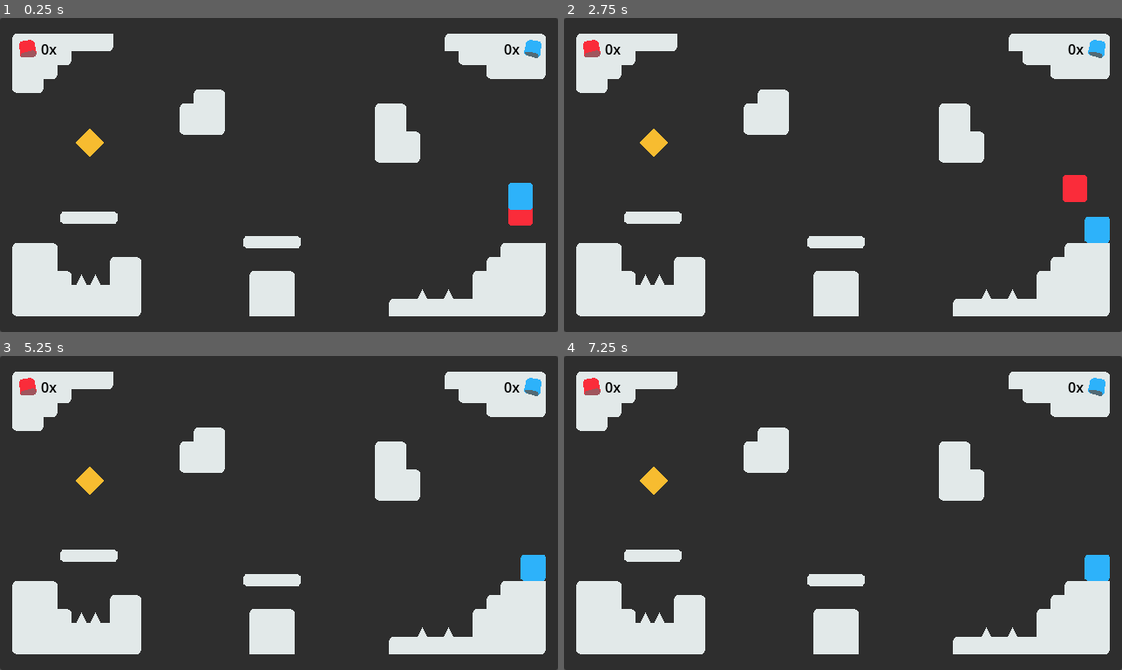
Above: before the commit, frames 1-4 (two rows, left to right).
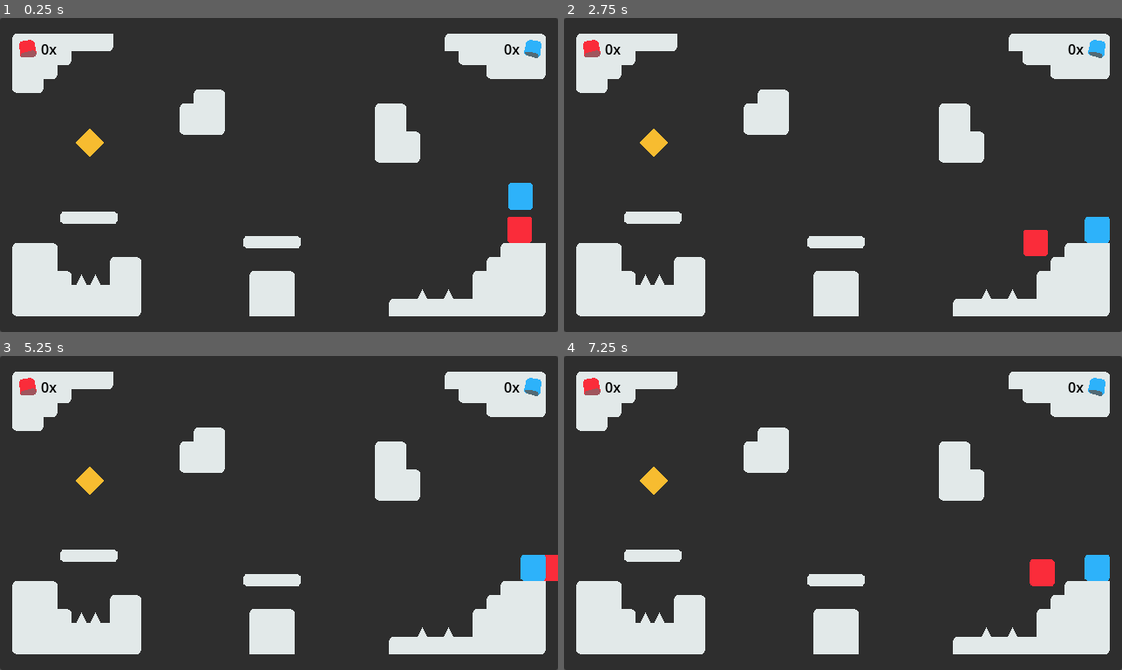
Above: after the commit, the same moments.

Repository: Juawo/PickGem
Game: Godot game, scene res://Scenes/Levels/level_2.tscn
The game is run twice, just before and just after one commit, with the same random seed, the same clock (stepped at 60 frames per second) and the same inputs. This scene is started directly instead of the project's main scene.
Inputs:
- Up to frame 1 (0.25 s): no input
- Up to frame 2 (2.75 s): hold D (move_right_player1) 0.53-2.03 s; tap Left (move_left_player2) at 0.6 s; tap W (move_up_player1) at 0.77, 1.07, 1.52, 1.82, 2.3 s; tap Right (move_right_player2) at 0.8, 1.35 s; tap Enter at 1.25 s; tap Up (move_up_player2) at 1.55, 2.1 s; hold A (move_left_player1) from 2.03 s (still down)
- Up to frame 3 (5.25 s): release A (move_left_player1) at 2.78 s; hold D (move_right_player1) 2.78-4.28 s; tap W (move_up_player1) at 2.85, 3.02, 3.32, 3.77, 4.07, 4.52, 4.82 s; tap Left (move_left_player2) at 3.05, 3.6 s; tap Right (move_right_player2) at 3.8, 4.35 s; tap Space at 4.25 s; hold A (move_left_player1) 4.28-5.03 s; tap Up (move_up_player2) at 4.55, 5.1 s; hold D (move_right_player1) from 5.03 s (still down)
- Up to frame 4 (7.25 s): tap W (move_up_player1) at 5.3, 6.02, 6.32, 6.77, 7.07 s; tap Enter at 5.75 s; release D (move_right_player1) at 5.78 s; hold A (move_left_player1) from 5.78 s (still down); tap Left (move_left_player2) at 5.85 s; tap Space at 6.5 s; tap Right (move_right_player2) at 6.6 s

The runs differ from the first frame. In frame 1, 0.3% of the frame differs, in the area x 90-96%, y 60-72%; in frame 2, 0.7%, in the area x 82-94%, y 50-76%; in frame 3, 0.2%; in frame 4, 0.4%.

Commit message:
Iniciando lógica de herança dos Players

Diff:
--- a/pickgemgame/Scenes/Levels/level_2.tscn
+++ b/pickgemgame/Scenes/Levels/level_2.tscn
@@ -6,11 +6,11 @@
 [ext_resource type="PackedScene" uid="uid://v3oa5hrpgdag" path="res://Scenes/Ground_Plataforms/one_way_plataform.tscn" id="3_mid6n"]
 [ext_resource type="PackedScene" uid="uid://bt2pp327mfaw7" path="res://Scenes/Levels/level_3.tscn" id="3_qd43w"]
 [ext_resource type="PackedScene" uid="uid://hix6wc0ad5ru" path="res://Scenes/Ground_Plataforms/tile_map_ground.tscn" id="4_cbo25"]
-[ext_resource type="PackedScene" uid="uid://dc0pb7uf4k0bk" path="res://Scenes/Players/player_1.tscn" id="5_vxfhr"]
 [ext_resource type="PackedScene" uid="uid://c1q71t0ur76iu" path="res://Scenes/Players/death_area.tscn" id="6_njvdm"]
 [ext_resource type="PackedScene" uid="uid://bfl5np4to7v50" path="res://Scenes/UI/pause_menu.tscn" id="8_xf7fd"]
 [ext_resource type="PackedScene" uid="uid://81jv5we3joka" path="res://Scenes/Ground_Plataforms/spike.tscn" id="9_bsga7"]
 [ext_resource type="PackedScene" uid="uid://cneatjovo0eek" path="res://Scenes/UI/score_players.tscn" id="10_ax7a2"]
+[ext_resource type="PackedScene" uid="uid://baiiixpvytmuo" path="res://Scenes/Players/player_1_child.tscn" id="11_3o3t2"]
 
 [node name="level_2" type="Node2D"]
 script = ExtResource("1_olot2")
@@ -50,9 +50,6 @@
 position = Vector2(103, 143)
 next_scene = ExtResource("3_qd43w")
 
-[node name="player_1" parent="." instance=ExtResource("5_vxfhr")]
-position = Vector2(597, 194)
-
 [node name="Pause_menu" parent="." instance=ExtResource("8_xf7fd")]
 offset_left = 320.0
 offset_top = 180.0
@@ -69,3 +66,6 @@
 offset_bottom = 43.0
 grow_horizontal = 1
 size_flags_horizontal = 1
+
+[node name="player_1_child" parent="." instance=ExtResource("11_3o3t2")]
+position = Vector2(596, 218)
--- a/pickgemgame/Scenes/Players/player_1.tscn
+++ b/pickgemgame/Scenes/Players/player_1.tscn
@@ -17,15 +17,12 @@
 one_shot = true
 
 [node name="cpu_particles_P1" parent="." instance=ExtResource("2_eaqmd")]
-scale = Vector2(1, 1)
 
 [node name="Sprite2D" type="Sprite2D" parent="."]
-scale = Vector2(1, 1)
 texture = ExtResource("2_a80yc")
 
 [node name="collision" type="CollisionShape2D" parent="."]
 position = Vector2(0, 0.5)
-scale = Vector2(1, 1)
 shape = SubResource("RectangleShape2D_vhpgt")
 
 [connection signal="timeout" from="respawn_timer" to="." method="_on_respawn_timer_timeout"]
--- /dev/null
+++ b/pickgemgame/Scenes/Players/player_1_child.tscn
@@ -0,0 +1,28 @@
+[gd_scene load_steps=5 format=3 uid="uid://baiiixpvytmuo"]
+
+[ext_resource type="Script" path="res://Scripts/player_1_child.gd" id="1_6fkgn"]
+[ext_resource type="PackedScene" uid="uid://ckvo6b470vtbe" path="res://Scenes/Players/cpu_particles_p_1.tscn" id="2_cvj3e"]
+[ext_resource type="Texture2D" uid="uid://ctpr0ykgdqq01" path="res://Assets/Player1.png" id="3_sanw3"]
+
+[sub_resource type="RectangleShape2D" id="RectangleShape2D_vhpgt"]
+size = Vector2(36, 39)
+
+[node name="player_1_child" type="CharacterBody2D" groups=["Players"]]
+position = Vector2(0, -15)
+scale = Vector2(0.719999, 0.76)
+collision_mask = 6
+script = ExtResource("1_6fkgn")
+
+[node name="respawn_timer" type="Timer" parent="."]
+one_shot = true
+
+[node name="cpu_particles_P1" parent="." instance=ExtResource("2_cvj3e")]
+
+[node name="Sprite2D" type="Sprite2D" parent="."]
+texture = ExtResource("3_sanw3")
+
+[node name="collision" type="CollisionShape2D" parent="."]
+position = Vector2(0, 0.5)
+shape = SubResource("RectangleShape2D_vhpgt")
+
+[connection signal="timeout" from="respawn_timer" to="." method="_on_respawn_timer_timeout"]
--- /dev/null
+++ b/pickgemgame/Scenes/Players/player_2_child.gd
@@ -0,0 +1,18 @@
+extends "res://Scripts/player_bases.gd"
+
+func _process(delta: float) -> void:
+	if !is_death:
+		if not is_on_floor():
+			velocity += get_gravity() * delta
+
+		if Input.is_action_just_pressed("move_up_player2") and is_on_floor():
+			if Engine.time_scale != 0:
+				velocity.y = JUMP_VELOCITY
+
+		var direction := Input.get_axis("move_left_player2", "move_right_player2")
+		if direction:
+			velocity.x = direction * SPEED
+		else:
+			velocity.x = move_toward(velocity.x, 0, SPEED)
+
+		move_and_slide()
--- /dev/null
+++ b/pickgemgame/Scenes/Players/player_2_child.tscn
@@ -0,0 +1,28 @@
+[gd_scene load_steps=5 format=3 uid="uid://dcckx04b4cep"]
+
+[ext_resource type="Script" path="res://Scenes/Players/player_2_child.gd" id="1_wvk6m"]
+[ext_resource type="PackedScene" uid="uid://ckvo6b470vtbe" path="res://Scenes/Players/cpu_particles_p_1.tscn" id="2_rpxm0"]
+[ext_resource type="Texture2D" uid="uid://bqpxs1g00ny4w" path="res://Assets/Player2.png" id="3_emj8w"]
+
+[sub_resource type="RectangleShape2D" id="RectangleShape2D_vhpgt"]
+size = Vector2(36, 39)
+
+[node name="player_2_child" type="CharacterBody2D" groups=["Players"]]
+position = Vector2(0, -15)
+scale = Vector2(0.719999, 0.76)
+collision_mask = 6
+script = ExtResource("1_wvk6m")
+
+[node name="respawn_timer" type="Timer" parent="."]
+one_shot = true
+
+[node name="cpu_particles_P1" parent="." instance=ExtResource("2_rpxm0")]
+
+[node name="Sprite2D" type="Sprite2D" parent="."]
+texture = ExtResource("3_emj8w")
+
+[node name="collision" type="CollisionShape2D" parent="."]
+position = Vector2(0, 0.5)
+shape = SubResource("RectangleShape2D_vhpgt")
+
+[connection signal="timeout" from="respawn_timer" to="." method="_on_respawn_timer_timeout"]
--- /dev/null
+++ b/pickgemgame/Scripts/player_1_child.gd
@@ -0,0 +1,18 @@
+extends "res://Scripts/player_bases.gd"
+
+func _process(delta: float) -> void:
+	if !is_death:
+		if not is_on_floor():
+			velocity += get_gravity() * delta
+
+		if Input.is_action_just_pressed("move_up_player1") and is_on_floor():
+			if Engine.time_scale != 0:
+				velocity.y = JUMP_VELOCITY
+
+		var direction := Input.get_axis("move_left_player1", "move_right_player1")
+		if direction:
+			velocity.x = direction * SPEED
+		else:
+			velocity.x = move_toward(velocity.x, 0, SPEED)
+
+		move_and_slide()
--- /dev/null
+++ b/pickgemgame/Scripts/player_bases.gd
@@ -0,0 +1,57 @@
+extends CharacterBody2D
+
+@onready var respawn_timer: Timer = $respawn_timer
+@onready var collision: CollisionShape2D = $collision
+@onready var cpu_particles_p_1: CPUParticles2D = $cpu_particles_P1
+@onready var sprite_2d: Sprite2D = $Sprite2D
+
+@export var respawn_time : float = 1.5
+
+const SPEED = 220.0
+const JUMP_VELOCITY = -280.0
+
+var score : int = 0
+var initial_position : Vector2
+var is_death := false
+
+func _ready() -> void:
+	initial_position = self.global_position
+
+func _physics_process(delta: float) -> void:
+	if !is_death:
+		if not is_on_floor():
+			velocity += get_gravity() * delta
+
+		if Input.is_action_just_pressed("move_up") and is_on_floor():
+			if Engine.time_scale != 0:
+				velocity.y = JUMP_VELOCITY
+
+		var direction := Input.get_axis("move_left", "move_right")
+		if direction:
+			velocity.x = direction * SPEED
+		else:
+			velocity.x = move_toward(velocity.x, 0, SPEED)
+
+		move_and_slide()
+
+func player_death():
+	is_death = true
+	sprite_2d.hide()
+	collision.disabled = is_death
+	respawn_timer.start(respawn_time)
+	player_particles()
+
+func player_respawn():
+	is_death = false
+	collision.disabled = is_death
+	velocity = Vector2.ZERO
+	global_position = initial_position
+	sprite_2d.show()
+
+func player_particles():
+	print('emitiu')
+	cpu_particles_p_1.emitting = true
+	cpu_particles_p_1.global_position.x = self.global_position.x
+
+func _on_respawn_timer_timeout() -> void:
+	player_respawn()
